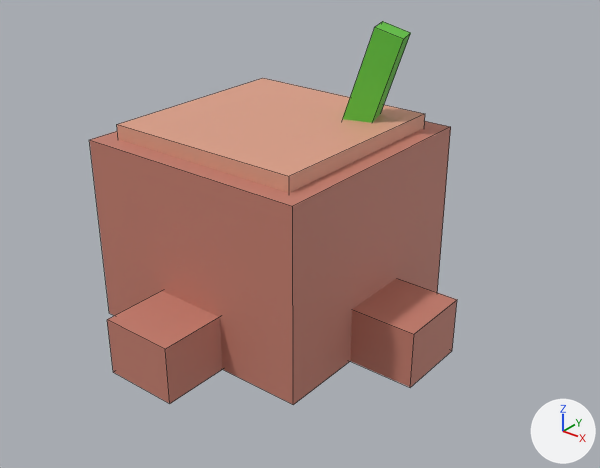
An edit to the FBX model StudAssets/Export/Forest/Stump.fbx, drawn before and after from the same camera.
One viewpoint serves both versions: a 50 mm lens placed at (5.23, -6.12, 4.76), pointed at (0.34, 0.0, 0.97). Every picture has the same lights, and +X, +Y and +Z are marked at lower right. The first picture is the older version. Mesh edges are drawn as thin lines. Where no turn or scale is listed for an object, it has been applied to the vertices. Vertices at exactly the same position are counted once.

Names of what the first picture shows: 'LeafGreen.004', 'Wood.002', 'WoodLight.002'.
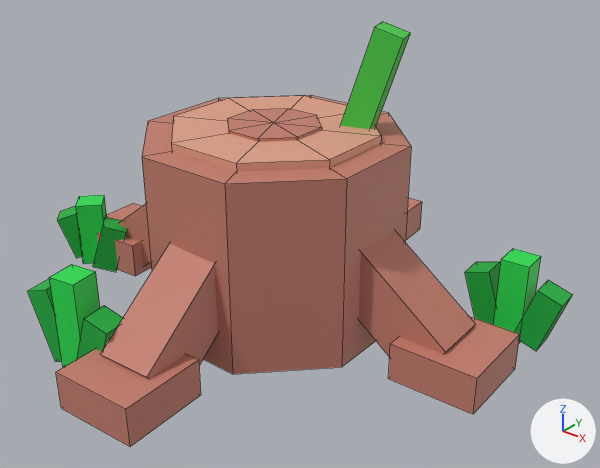
The edits, one by one:
Material 'GrassDark' (mat_grassdark) is new.
Its base color is (0.00802, 0.434, 0.0482) (green #16b03e).
Its roughness is 0.6.
Material 'Grass' (mat_grass) is new.
Its base color is (0.0176, 0.73, 0.0802) (green #24de50).
Its roughness is 0.6.
me_stump_woodlight is used by ob_woodlight_002; location (0.0, 0.0, 0.0).
me_stump_woodlight had 8 vertices, 6 faces and spanned x -1.1..1.1, y -1.1..1.1, z 1.95..2.15.
me_stump_woodlight now has 18 vertices, 24 faces and spans x -1.02..1.02, y -1.02..1.02, z 1.98..2.08.
me_stump_woodlight part 1: the whole mesh is rebuilt.
Mesh me_stump_grassdark is new.
It has 48 vertices, 36 faces and spans x -3.01..2.85, y -2.26..1.25, z -0.03..0.81.
It uses material mat_grassdark (green #16b03e).
Mesh me_stump_wood_1 is new.
It has 100 vertices, 96 faces and spans x -2.67..2.66, y -2.67..2.68, z -0.04..2.11.
It uses material mat_wood (pink #c47e6e).
Mesh me_stump_grass is new.
It has 24 vertices, 18 faces and spans x -2.67..2.47, y -2.25..1.26, z 0.0..1.01.
It uses material mat_grass (green #24de50).
Object 'Wood.002' (ob_wood_002) is deleted.
Object 'GrassDark.007' (ob_grassdark_007) is new; it shows me_stump_grassdark.
Its location is (0.0, 0.0, 0.0).
Object 'Wood.003' (ob_wood_003) is new; it shows me_stump_wood_1.
Its location is (0.0, 0.0, 0.0).
Object 'Grass.007' (ob_grass_007) is new; it shows me_stump_grass.
Its location is (0.0, 0.0, 0.0).

Location of each change, [x1, y1, x2, y2] in pixels of the pictures (600 x 468 px):
'Wood.003', added
    after: [56, 95, 520, 447]
'Wood.002', deleted
    before: [89, 121, 457, 405]
'WoodLight.002', reshaped (32% narrower, 34% shorter)
    before: [117, 78, 425, 193]
    after: [171, 96, 381, 172]
'GrassDark.007', added
    after: [27, 206, 572, 361]
'Grass.007', added
    after: [49, 195, 541, 367]
